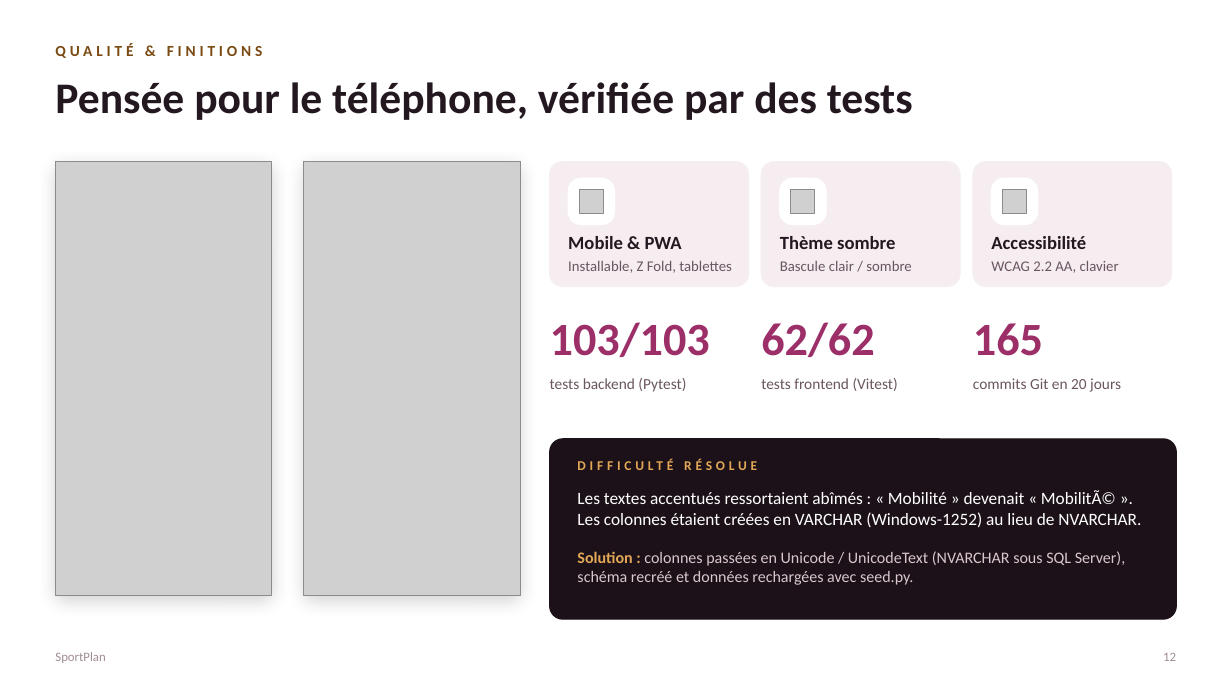
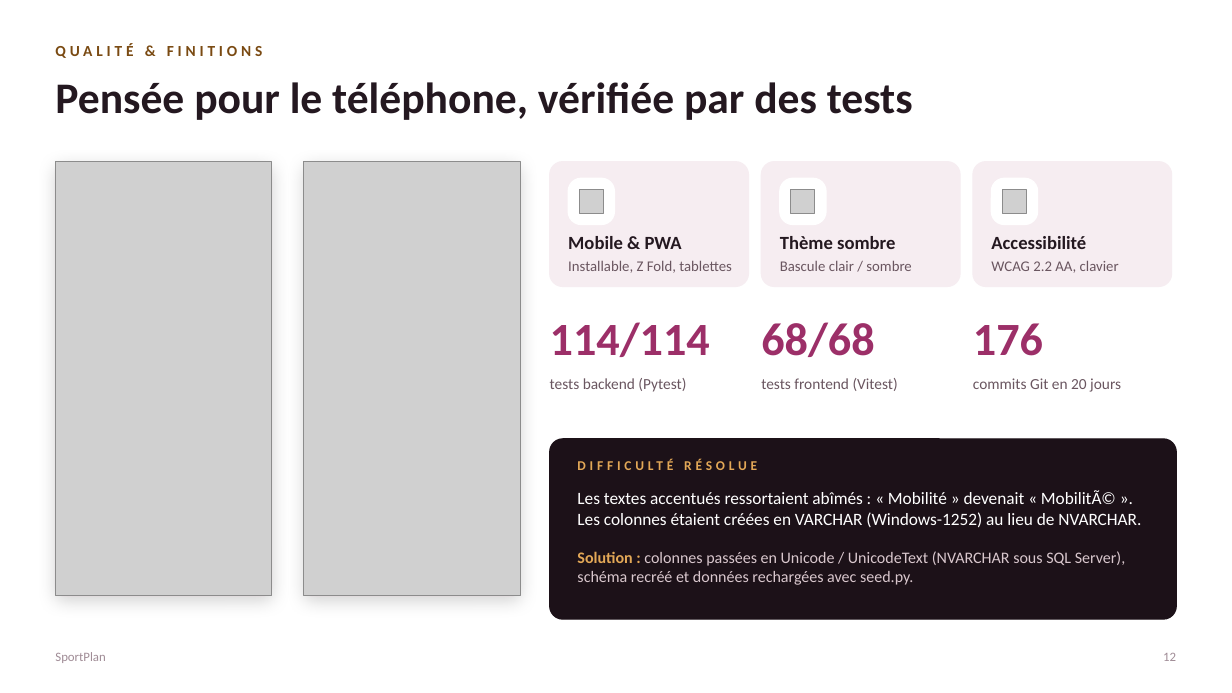
Before and after one commit to loicvdb98-sys/projet-fin-de-session-, a slide deck: slide 12 of docs/SportPlan_Presentation_Jury.pptx. Drawn at 1232x693 pixels with LibreOffice and Linux fonts; fonts in the diff are those of the drawing; grey boxes stand for pictures. Boxes give left, top, right and bottom in pixels: in the first picture for what was removed or moved away, otherwise in the second. Text is boxed around its words. In the diff, an @@ line names an element or a change of style, - is before the commit and + after.

```diff
--- a/docs/SportPlan_Presentation_Jury.pptx
+++ b/docs/SportPlan_Presentation_Jury.pptx
@@ text at [550, 322, 710, 357]: text changed @@
-103/103
+114/114
@@ text at [761, 322, 874, 357]: text changed @@
-62/62
+68/68
@@ text at [973, 323, 1043, 356]: text changed @@
-165
+176
```
Also in this commit, not shown: 3 other slides changed.
